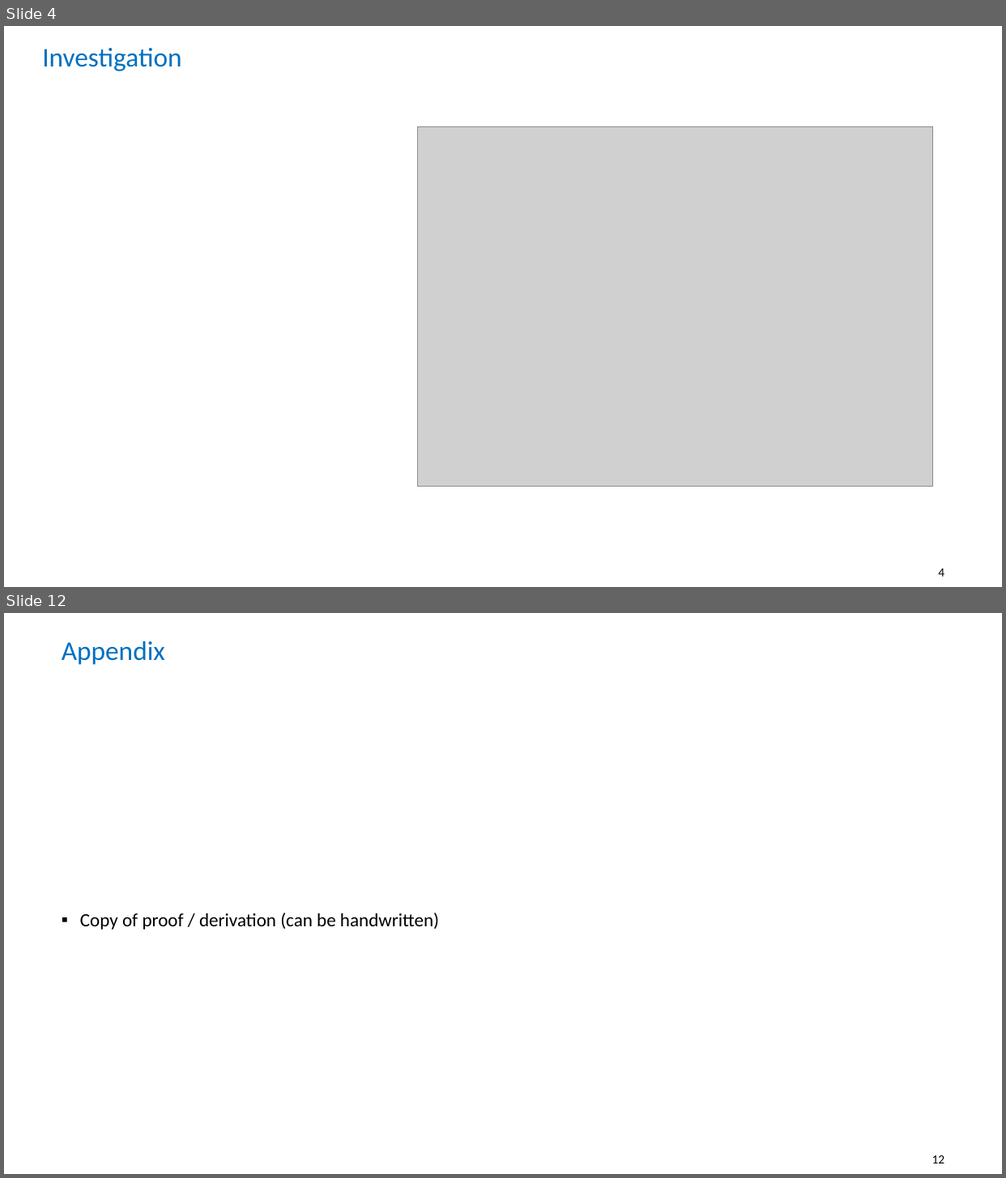
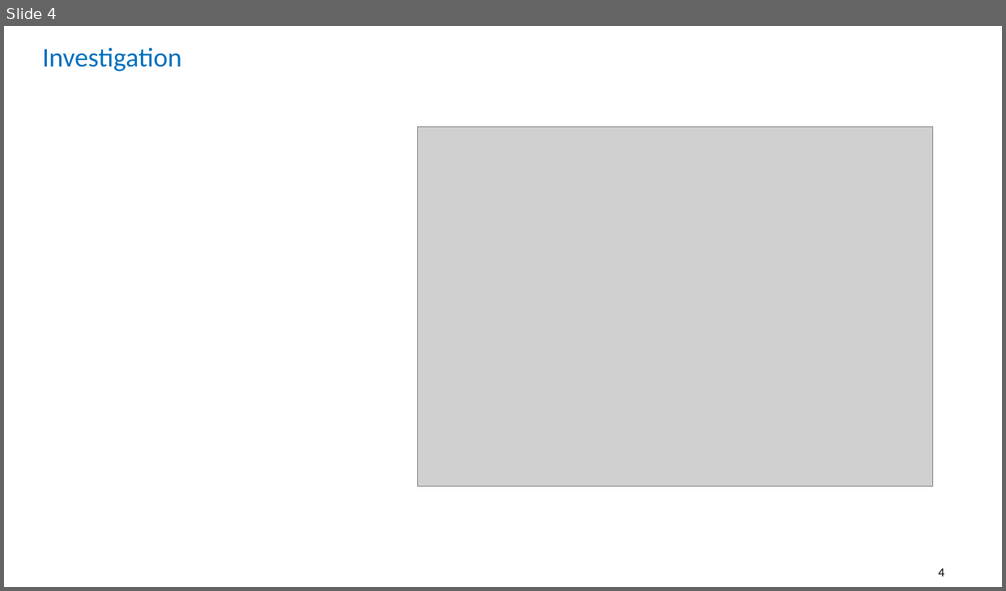
Before and after one commit to nabilfatih/Bayesian-Decision-Theory, a slide deck: talk.pptx. Shown one above the other, each under a label of ours: slides 4 and 12 before the commit, slide 4 after it; the slides between them are not shown. The pictures are 1006x1178 and 1006x591 pixels, drawn with LibreOffice and Linux fonts; fonts in the diff are those of the drawing; grey boxes stand for pictures. Boxes give left, top, right and bottom in pixels: in the first picture for what was removed or moved away, otherwise in the second. Text is boxed around its words. In the diff, an @@ line names an element or a change of style, - is before the commit and + after.

```diff
--- a/talk.pptx
+++ b/talk.pptx
@@ slide 12 removed at (x1=4, y1=613, x2=1002, y2=1174), background #FFFFFF; not listed: 1 template element that a slide beside it also shows @@
@@ title removed at (x1=62, y1=641, x2=165, y2=665) @@
-Appendix
@@ text removed at (x1=80, y1=913, x2=439, y2=930) @@
-▪ Copy of proof / derivation (can be handwritten)
@@ page number removed at (x1=932, y1=1156, x2=945, y2=1164) @@
-12
```
Also in this commit, not shown: 6 slides changed, 1 other slide removed.
